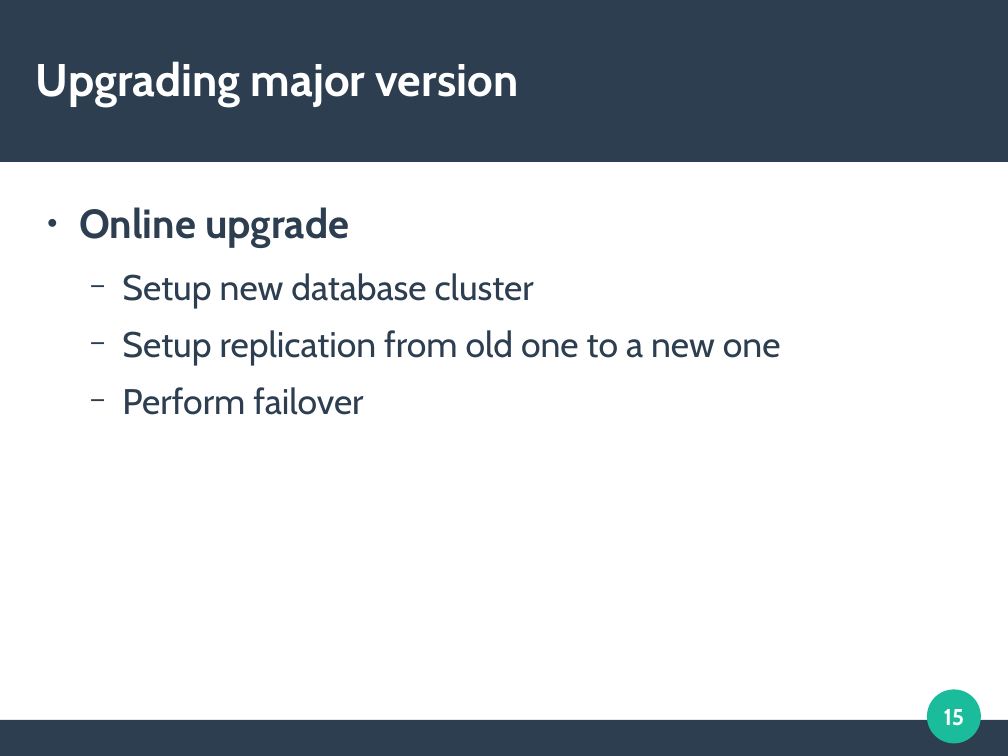
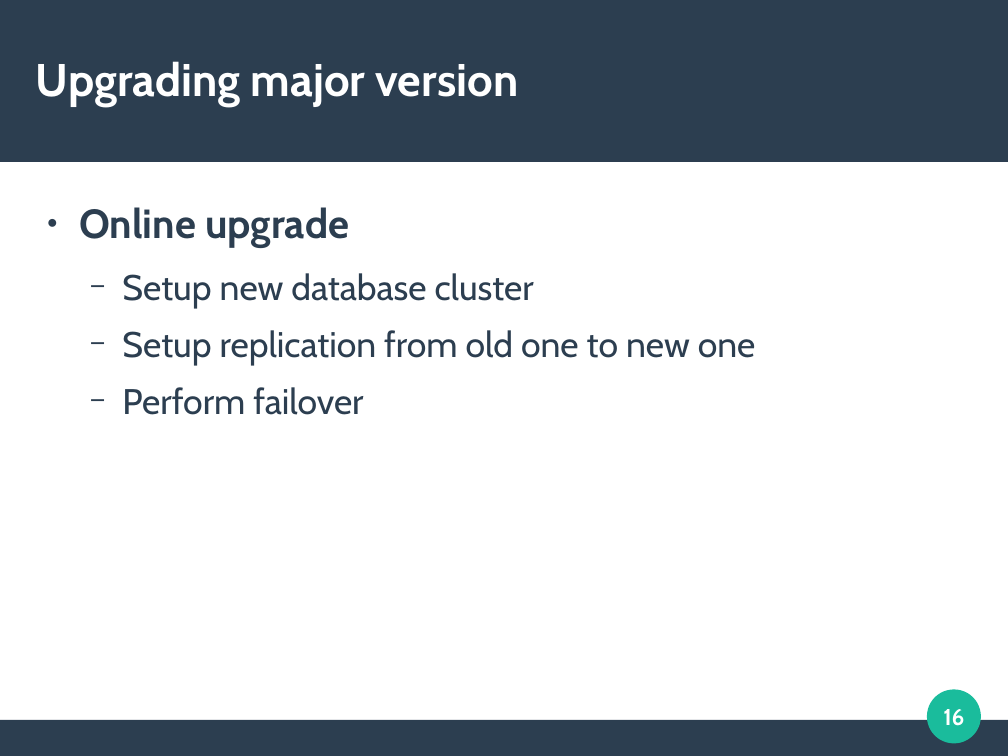
Before and after one commit to openPablo/edb_upgrade_presentation, a slide deck: slide 16 of upgrading_presentation.odp (slide 15 before the commit). Drawn at 1008x756 pixels with LibreOffice and Linux fonts; fonts in the diff are those of the drawing. Boxes give left, top, right and bottom in pixels: in the first picture for what was removed or moved away, otherwise in the second. Text is boxed around its words. In the diff, an @@ line names an element or a change of style, - is before the commit and + after.

```diff
--- a/upgrading_presentation.odp
+++ b/upgrading_presentation.odp
@@ text at (122,330,756,365): text changed @@
-  − Setup replication from old one to a new one
+  − Setup replication from old one to new one
@@ page number at (943,709,964,726): text changed @@
-15
+16
```
Also in this commit, not shown: 6 other slides changed, 3 slides added, 2 other files.
